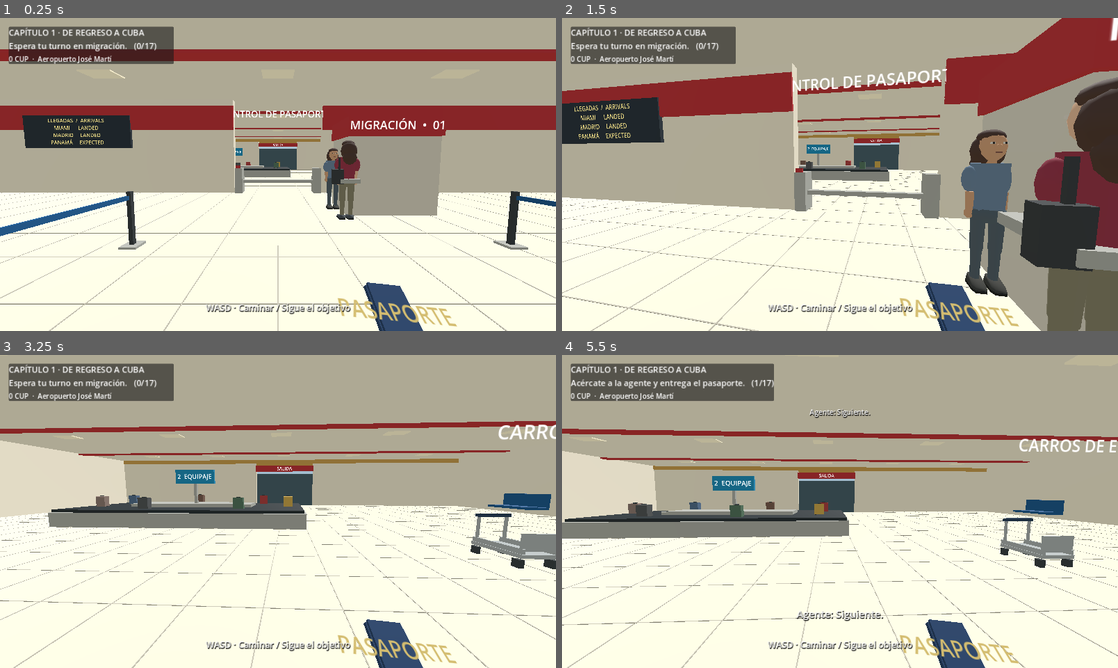
Above: before the commit, frames 1-4 (two rows, left to right).
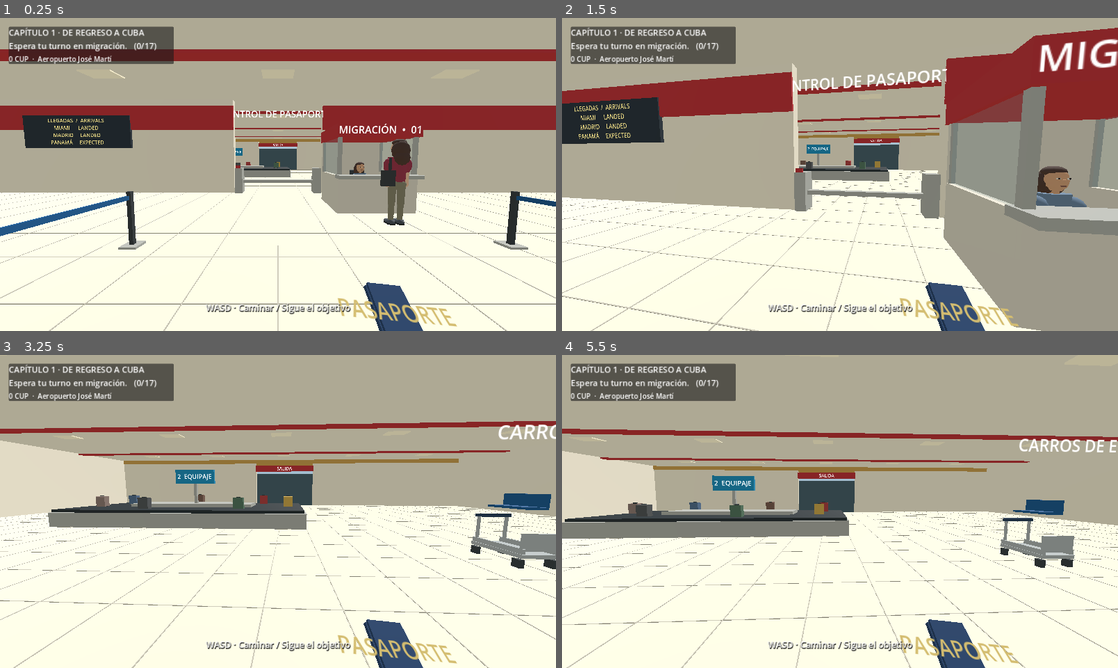
Above: after the commit, the same moments.

Repository: valdy247/mycity
Game: Godot game, scene res://airport.tscn
Two runs of this game, one before a commit and one after it. Both use one fixed random seed, a clock stepped at 60 frames per second and the inputs below.
Inputs (mouse positions are in pixels of both pictures, inside the frame that each line leads up to):
- Up to frame 1 (0.25 s): no input
- Up to frame 2 (1.5 s): tap Enter at 0.5 s; move the mouse to (867, 174) at 0.52 s; hold W from 0.53 s (still down); tap E at 0.6 s; click (867, 174) at 0.67 s; tap Space at 0.77 s; move the mouse to (812, 174) at 1.27 s; tap B at 1.35 s
- Up to frame 3 (3.25 s): keep holding W; tap Space at 1.52, 3.02 s; move the mouse to (289, 505) at 2.02 s; tap Q at 2.1 s; move the mouse to (272, 517) at 2.77 s; tap X at 2.85 s; click (272, 517) at 2.92 s
- Up to frame 4 (5.5 s): keep holding W; move the mouse to (878, 514) at 3.52 s; tap 1 at 3.6 s; tap Space at 3.77, 4.52 s; move the mouse to (795, 508) at 4.27 s; tap 2 at 4.35 s; move the mouse to (845, 511) at 5.02 s; tap 3 at 5.1 s; click (845, 511) at 5.17 s

The runs differ from the first frame. In frame 1, 3.6% of the frame differs, in the area x 57-81%, y 32-67%; in frame 2, 20%, in the area x 68-100%, y 0-100%; in frame 3, 0.2%; in frame 4, 2.0%.

Commit message:
Phase 1: seated migration booth and mandatory parked trolley luggage transfers

Diff:
--- a/game/airport.gd
+++ b/game/airport.gd
@@ -4,7 +4,7 @@
 const Progress = preload("res://airport_progress.gd")
 const Person = preload("res://street_person.gd")
 const Lights = preload("res://vehicle_lights.gd")
-const DESK := Vector3(-1.7,0,-24)
+const DESK := Vector3(-2.7,0,-24.4)
 const GATE := Vector3(0,0,-20)
 const CART_START := Vector3(-5,.03,-16)
 const EXIT := Vector3(0,0,1)
@@ -174,11 +174,30 @@
 	for side in [-1.0,1.0]:
 		_box(self,Vector3(float(side)*8.3,2,-20),Vector3(12.8,4,.32),cream,true)
 		_box(self,Vector3(float(side)*8.3,3.25,-20.19),Vector3(12.8,1.0,.08),red)
-	_box(self,Vector3(-3.0,1.05,-23),Vector3(2.35,2.1,1.5),Color("#d5d0c3"),true)
-	_box(self,Vector3(-3.0,2.35,-23),Vector3(2.45,.48,1.6),red)
-	_label3(self,"MIGRACIÓN  •  01",Vector3(-3,2.37,-23.83),.006).rotation.y = PI
-	_box(self,Vector3(-1.73,.99,-23.8),Vector3(.48,.10,.78),metal)
-	_box(self,Vector3(-3.0,1.30,-22.15),Vector3(.50,.35,.12),glass)
+	# Enclosed immigration cubicle, with an open service window facing the queue.
+	var booth := Vector3(-2.7,0,-22.5)
+	var panel := Color("#d5d0c3")
+	_box(self,booth+Vector3(0,.51,-.96),Vector3(2.15,1.02,.12),panel,true)
+	_box(self,booth+Vector3(0,1.04,-1.03),Vector3(2.21,.10,.43),metal)
+	_box(self,booth+Vector3(0,2.28,0),Vector3(2.25,.36,2.12),red)
+	_box(self,booth+Vector3(0,1.08,.97),Vector3(2.15,2.16,.12),panel,true)
+	for side in [-1.0,1.0]:
+		var x := float(side)*1.02
+		_box(self,booth+Vector3(x,.53,0),Vector3(.12,1.06,1.92),panel,true)
+		for z in [-.94,.94]:
+			_box(self,booth+Vector3(x,1.66,float(z)),Vector3(.10,1.23,.10),metal,true)
+		var pane := _box(self,booth+Vector3(x,1.61,0),Vector3(.04,1.08,1.78),glass,true)
+		var transparent := StandardMaterial3D.new()
+		transparent.albedo_color = Color(.56,.72,.76,.23)
+		transparent.transparency = BaseMaterial3D.TRANSPARENCY_ALPHA
+		pane.material_override = transparent
+	_label3(self,"MIGRACIÓN  •  01",booth+Vector3(0,2.29,-1.07),.0055).rotation.y = PI
+	# Desk equipment and chair, leaving the officer's head visible in the window.
+	_box(self,booth+Vector3(-.65,1.22,-.66),Vector3(.42,.36,.09),Color("#333b40"))
+	_box(self,booth+Vector3(-.65,1.08,-.60),Vector3(.40,.035,.22),Color("#363b3f"))
+	_box(self,booth+Vector3(0,.48,.20),Vector3(.48,.10,.48),Color("#343a3e"))
+	_box(self,booth+Vector3(0,.81,.47),Vector3(.48,.65,.09),Color("#343a3e"))
+	_box(self,booth+Vector3(0,.24,.20),Vector3(.09,.45,.09),metal)
 	_label3(self,"CONTROL DE PASAPORTES",Vector3(0,3.4,-20.22),.008).rotation.y = PI
 	for side in [-1.0,1.0]:
 		_box(self,Vector3(float(side)*1.7,.55,-20),Vector3(.32,1.10,.55),metal,true)
@@ -368,8 +387,12 @@
 	officer = Person.new()
 	add_child(officer)
 	officer.setup(331)
-	officer.position = Vector3(-1.65,.03,-22.9)
+	officer.position = Vector3(-2.7,-.33,-22.30)
 	officer.rotation.y = PI
+	officer.scale = Vector3(.94,.94,.94)
+	for leg in officer.limbs: leg.rotation.x = -PI*.5
+	for knee in officer.knees: knee.rotation.x = PI*.5
+	for arm in officer.arms: arm.rotation.x = -1.05
 	previous = Person.new()
 	add_child(previous)
 	previous.setup(343)
@@ -384,6 +407,7 @@
 	cart = Node3D.new()
 	add_child(cart)
 	cart.position = progress.cart_position
+	cart.rotation.y = progress.cart_angle
 	var steel := Color("#a9afb1")
 	_box(cart,Vector3(0,.24,0),Vector3(.68,.075,1.06),steel)
 	for x in [-.30,.30]:
@@ -437,10 +461,10 @@
 		1,2: return DESK
 		3: return GATE+Vector3.FORWARD*-2.0
 		4: return cart.global_position
-		5: return bags[0].global_position
+		5: return Vector3(-2.5,0,-11) if progress.cart_attached else bags[0].global_position
 		6,8,11,13: return cart.global_position
-		7: return bags[1].global_position
-		9: return EXIT
+		7: return Vector3(-2.5,0,-11) if progress.cart_attached else bags[1].global_position
+		9: return EXIT if progress.cart_attached else cart.global_position
 		10,12,14,15: return _trunk_point()
 		16: return _door_point()
 	return taxi.global_position
@@ -460,7 +484,7 @@
 	if step==2:
 		passport.show()
 		if passport.get_parent()!=officer: passport.reparent(officer,false)
-		passport.position = Vector3(.15,1.02,.39)
+		passport.position = Vector3(.15,1.49,.83)
 		passport.rotation = Vector3.ZERO
 	elif step<=3:
 		passport.show()
@@ -486,21 +510,68 @@
 			"belt": bag.position = _belt_point(i)
 		bag_arrows[i].visible = place=="belt" and step>=4
 	lid.rotation.x = 1.15 if step>=11 and step<=15 else 0.0
-	marker.visible = step not in [0,5,7,15,Progress.COMPLETE]
+	_refresh_objective()
 	if marker.visible: marker.global_position = _target()
-	objective.text = "CAPÍTULO 1 · DE REGRESO A CUBA\n"+TASKS[step]+"   (%d/%d)" % [step,Progress.COMPLETE]
 	if step==Progress.COMPLETE: prompt.text = "Fase 1 completada · Esc para abrir el menú"
+
+func _refresh_objective() -> void:
+	var step := progress.stage
+	var task: String = TASKS[step]
+	if step in [5,7] and progress.cart_attached:
+		task = "Estaciona el carrito cerca de la cinta y pulsa E para soltarlo."
+	elif step==9 and not progress.cart_attached:
+		task = "Vuelve al carrito y pulsa E para llevar tus maletas a la salida."
+	marker.visible = step not in [0,15,Progress.COMPLETE] and (step not in [5,7] or progress.cart_attached)
+	objective.text = "CAPÍTULO 1 · DE REGRESO A CUBA\n"+task+"   (%d/%d)" % [step,Progress.COMPLETE]
+
+func _cart_can_park() -> bool:
+	var at := cart.global_position
+	# Any free point within reach of the carousel, not a fixed parking slot.
+	var dx := maxf(absf(at.x-BELT.x)-5.0,0.0)
+	var dz := maxf(absf(at.z-BELT.z)-2.0,0.0)
+	if Vector2(dx,dz).length()>3.5 or at.z>=-3.0 or at.z<=-19.0: return false
+	var shape := BoxShape3D.new()
+	shape.size = Vector3(.78,.65,1.12)
+	var query := PhysicsShapeQueryParameters3D.new()
+	query.shape = shape
+	query.transform = Transform3D(cart.global_transform.basis,at+Vector3.UP*.50)
+	query.exclude = [player.get_rid()]
+	return get_world_3d().direct_space_state.intersect_shape(query,1).is_empty()
+
+func _toggle_cart(value: bool) -> void:
+	var old := progress.cart_attached
+	var old_pos := progress.checkpoint
+	var old_cart := progress.cart_position
+	var old_angle := progress.cart_angle
+	if not progress.set_cart_attached(value): return
+	progress.checkpoint = player.global_position
+	progress.cart_position = cart.global_position
+	progress.cart_angle = cart.rotation.y
+	if not progress.save_game():
+		progress.cart_attached = old
+		progress.checkpoint = old_pos
+		progress.cart_position = old_cart
+		progress.cart_angle = old_angle
+		_notice("No se pudo guardar. Intenta de nuevo.")
+		return
+	_refresh_objective()
+	_notice("Carrito recogido." if value else "Carrito estacionado. Recoge las maletas.")
 
 func _advance(action: String) -> bool:
 	var old := progress.stage
 	var old_pos := progress.checkpoint
 	var old_cart := progress.cart_position
+	var old_attached := progress.cart_attached
+	var old_angle := progress.cart_angle
 	if not progress.advance(action,player.global_position): return false
 	progress.cart_position = cart.global_position
+	progress.cart_angle = cart.rotation.y
 	if not progress.save_game():
 		progress.stage = old
 		progress.checkpoint = old_pos
 		progress.cart_position = old_cart
+		progress.cart_attached = old_attached
+		progress.cart_angle = old_angle
 		_notice("No se pudo guardar. Intenta de nuevo.")
 		return false
 	stage_time = 0.0
@@ -510,7 +581,16 @@
 
 func _interact() -> void:
 	var step := progress.stage
-	if menu_open or step in [0,3,9,10,15,Progress.COMPLETE]: return
+	if menu_open or step in [0,3,10,15,Progress.COMPLETE]: return
+	if step in [5,7] and progress.cart_attached:
+		if _cart_can_park(): _toggle_cart(false)
+		else: _notice("Busca espacio libre cerca de la cinta para soltar el carrito.")
+		return
+	if step==9:
+		if not progress.cart_attached:
+			if _near(cart.global_position,1.60): _toggle_cart(true)
+			else: _notice("Acércate al carrito.")
+		return
 	if not _near(_target(),1.60):
 		_notice("Acércate al objetivo marcado.")
 		return
@@ -706,7 +786,7 @@
 	stage_time += delta
 	var axis := Vector2(float(_pressed(KEY_D,"right"))-float(_pressed(KEY_A,"left")),float(_pressed(KEY_S,"back"))-float(_pressed(KEY_W,"forward"))).limit_length(1.0)
 	var direction := player.transform.basis*Vector3(axis.x,0,axis.y)
-	var speed := 2.8 if progress.stage>=5 and progress.stage<=10 else 3.8
+	var speed := 2.8 if progress.cart_attached else (3.1 if progress.stage in [6,8,12,14] else 3.8)
 	player.velocity.x = direction.x*speed
 	player.velocity.z = direction.z*speed
 	player.velocity.y -= 9.8*delta
@@ -714,7 +794,7 @@
 	if player.position.y<-.8:
 		player.position = progress.checkpoint
 		player.velocity = Vector3.ZERO
-	if progress.stage>=5 and progress.stage<=10:
+	if progress.cart_attached:
 		# Cart is pushed in front of the camera; the ray keeps it on the
 		# player's side of walls and locked doors when turning near a corner.
 		var start := player.global_position
@@ -727,9 +807,9 @@
 		if not hit.is_empty(): desired = start+forward*maxf(.35,start.distance_to(hit.position)-.35)
 		cart.global_position = Vector3(desired.x,.03,desired.z)
 		cart.rotation.y = yaw
-	officer.animate(delta,false)
-	if progress.stage==2:
-		officer.arms[1].rotation.x = lerpf(officer.arms[1].rotation.x,-1.0,minf(1.0,delta*7.0))
+	# Keep the seated pose: the ordinary walking animation would straighten her legs.
+	var reach := -1.35 if progress.stage==2 else -1.05
+	officer.arms[1].rotation.x = lerpf(officer.arms[1].rotation.x,reach,minf(1.0,delta*7.0))
 	match progress.stage:
 		0:
 			if stage_time>1.5 and previous.visible:
@@ -742,7 +822,7 @@
 		3:
 			if player.global_position.z>-19.25 and absf(player.global_position.x)<2.3: _advance("pass_gate")
 		9:
-			if player.global_position.z>.25 and absf(player.global_position.x)<4.0: _advance("exit")
+			if progress.cart_attached and player.global_position.z>.25 and absf(player.global_position.x)<4.0: _advance("exit")
 		10:
 			if _near(_trunk_point(),2.0) and not driver_opening:
 				driver_opening = true
@@ -750,7 +830,7 @@
 			if driver_opening:
 				driver_clock += delta
 				var at := taxi.to_global(Vector3(-1.35,0,-2.25))
-				if driver.walk_to(at,delta,2.0) or driver_clock>8.0:
+				if (driver.walk_to(at,delta,2.0) or driver_clock>8.0) and _near(_trunk_point(),2.0):
 					var old := lid.rotation.x
 					if _advance("driver_open"):
 						lid.rotation.x = old
@@ -773,5 +853,9 @@
 	var near := _near(_target(),1.60)
 	var actions := ["","Entregar pasaporte","Recoger pasaporte","","Tomar carrito","Recoger primera maleta","Poner en carrito","Recoger segunda maleta","Poner en carrito","","","Tomar primera maleta","Guardar en maletero","Tomar segunda maleta","Guardar en maletero","","Subir al taxi"]
 	var action: String = actions[progress.stage]
+	if progress.stage in [5,7] and progress.cart_attached:
+		prompt.text = "[E] Soltar carrito" if _cart_can_park() else "Lleva el carrito a un espacio libre junto a la cinta."
+		return
+	if progress.stage==9 and not progress.cart_attached: action = "Tomar carrito"
 	if progress.stage==2 and not spoken_welcome: action = ""
 	prompt.text = ("[E] "+action) if near and not action.is_empty() else "WASD · Caminar / Sigue el objetivo"
--- a/game/airport_progress.gd
+++ b/game/airport_progress.gd
@@ -8,6 +8,8 @@
 var stage := 0
 var checkpoint := SPAWN
 var cart_position := Vector3(-5,.03,-16)
+var cart_attached := false
+var cart_angle := 0.0
 
 static func expected_action(step: int) -> String:
 	return ACTIONS[step] if step>=0 and step<ACTIONS.size() else ""
@@ -23,8 +25,20 @@
 		if step>=9: return "cart"
 	return "belt"
 
+# Parking and taking the cart are separate from luggage ownership.
+func set_cart_attached(value: bool) -> bool:
+	if value==cart_attached: return false
+	if value and stage!=9: return false
+	if not value and stage not in [5,7]: return false
+	cart_attached = value
+	return true
+
 func advance(action: String,at: Vector3) -> bool:
 	if stage>=COMPLETE or action!=expected_action(stage) or not at.is_finite(): return false
+	if stage in [5,6,7,8] and cart_attached: return false
+	if stage in [9,10] and not cart_attached: return false
+	if stage==4: cart_attached = true
+	if stage==10: cart_attached = false
 	stage += 1
 	checkpoint = at
 	return true
@@ -49,10 +63,16 @@
 	stage = step
 	checkpoint = _read_point(data.get("checkpoint",[]),SPAWN)
 	cart_position = _read_point(data.get("cart_position",[]),Vector3(-5,.03,-16))
+	# Existing v2 checkpoints remain usable, even if the cart was previously glued to the player.
+	cart_attached = bool(data.get("cart_attached",step in [5,7,10]))
+	if step<5 or step in [6,8] or step>=11: cart_attached = false
+	if step==10: cart_attached = true
+	cart_angle = float(data.get("cart_angle",0.0))
+	if not is_finite(cart_angle): cart_angle = 0.0
 	return true
 
 func save_game() -> bool:
-	var data := {"version":VERSION,"chapter":1,"scene":"airport …(150 unchanged characters)… ition.x,cart_position.y,cart_position.z]}
+	var data := {"version":VERSION,"chapter":1,"scene":"airport …(150 unchanged characters)… ition.x,cart_position.y,cart_position.z],"cart_attached":cart_attached,"cart_angle":cart_angle}
 	var temp := SAVE_PATH+".tmp"
 	var file := FileAccess.open(temp,FileAccess.WRITE)
 	if file==null: return false
--- a/game/tests/airport_progress_test.gd
+++ b/game/tests/airport_progress_test.gd
@@ -21,6 +21,20 @@
 				return
 		if step==Progress.COMPLETE: break
 		var action := Progress.expected_action(step)
+		if step==5:
+			if not state.cart_attached or state.advance(action,at) or not state.set_cart_attached(false):
+				printerr("FAIL: must park before collecting luggage")
+				quit(1)
+				return
+		if step in [6,7,8] and (state.cart_attached or state.set_cart_attached(true)):
+			printerr("FAIL: cart must remain parked during luggage transfer")
+			quit(1)
+			return
+		if step==9:
+			if state.advance(action,at) or not state.set_cart_attached(true):
+				printerr("FAIL: must take loaded cart before leaving")
+				quit(1)
+				return
 		if not state.advance(action,at) or state.stage!=step+1:
 			printerr("FAIL: arrival sequence ",step)
 			quit(1)
@@ -32,5 +46,9 @@
 	if state.stage!=Progress.COMPLETE or not Progress.expected_action(state.stage).is_empty():
 		quit(1)
 		return
-	print("Airport migration, cart, bag ownership and taxi sequence: PASS")
+	if state.cart_attached:
+		printerr("FAIL: cart must remain outside taxi")
+		quit(1)
+		return
+	print("Airport migration, parked cart, bag ownership and taxi sequence: PASS")
 	quit(0)
